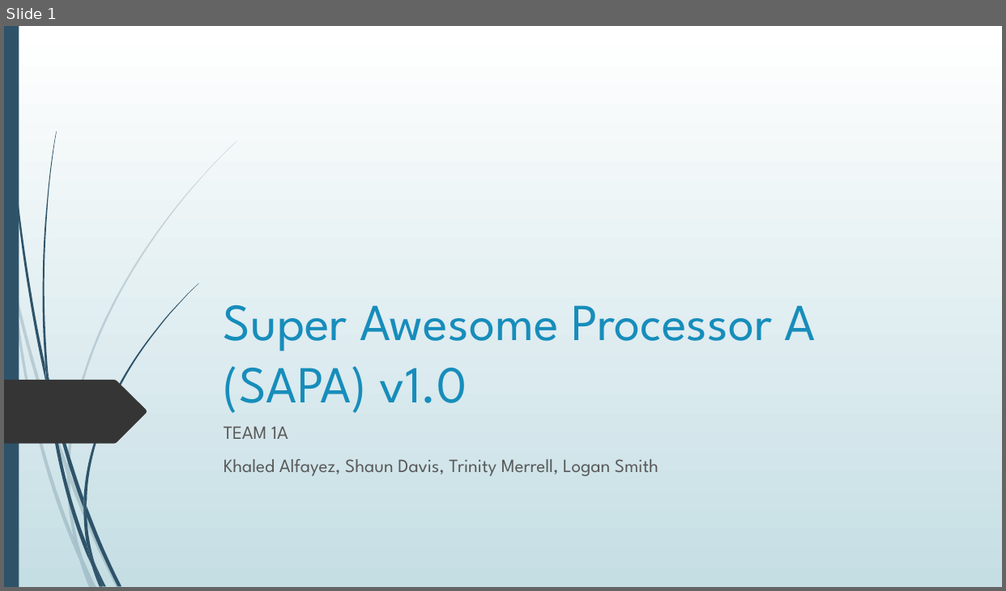
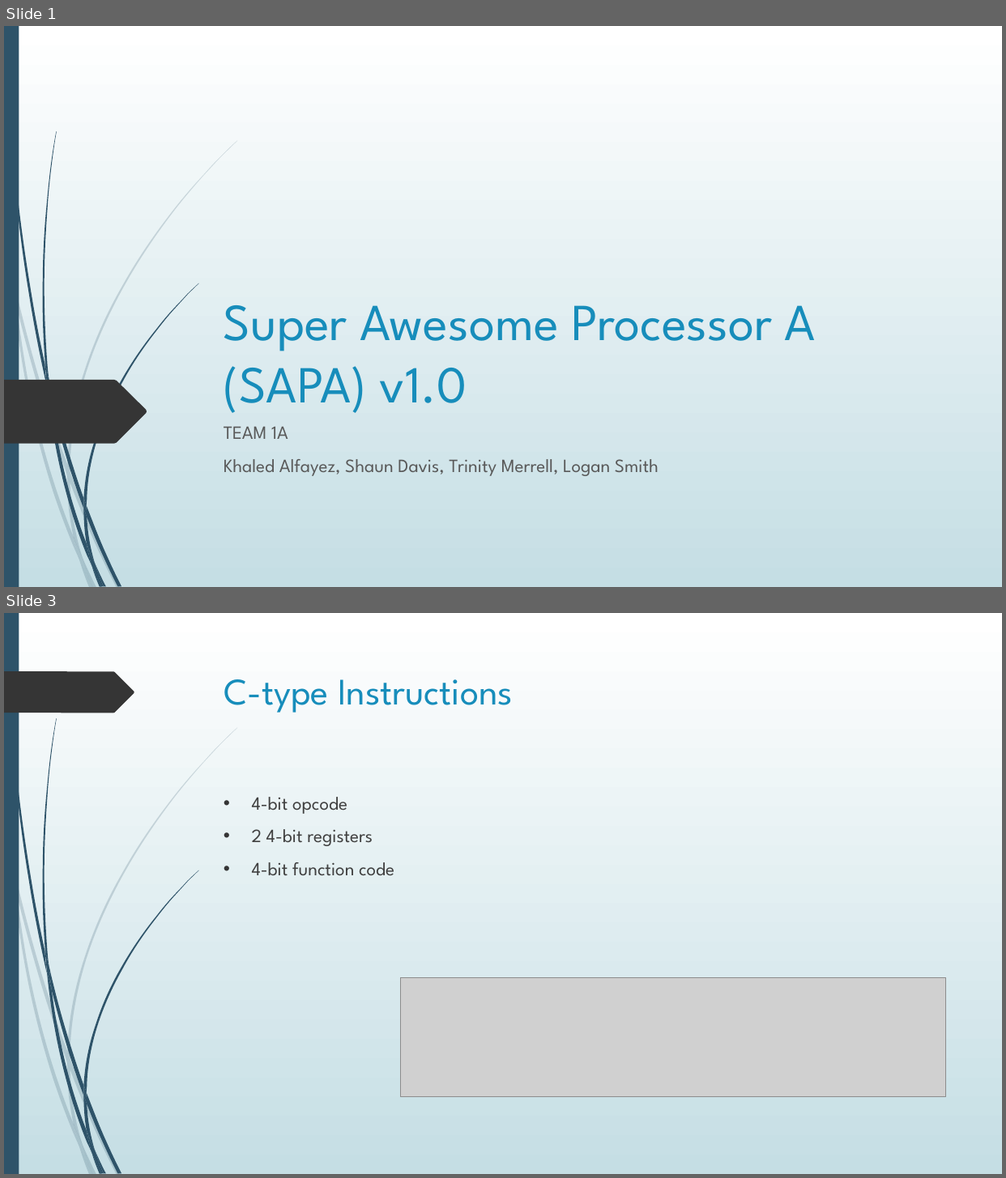
Before and after one commit to merreltc/16-Bit-Processor, a slide deck: FinalReport/FinalPresentation-Working.pptx. Shown one above the other, each under a label of ours: slide 1 before the commit, slides 1 and 3 after it; the slides between them are not shown. The pictures are 1006x591 and 1006x1178 pixels, drawn with LibreOffice and Linux fonts; fonts in the diff are those of the drawing; grey boxes stand for pictures. Boxes give left, top, right and bottom in pixels: in the first picture for what was removed or moved away, otherwise in the second. Text is boxed around its words. In the diff, an @@ line names an element or a change of style, - is before the commit and + after.

```diff
--- a/FinalReport/FinalPresentation-Working.pptx
+++ b/FinalReport/FinalPresentation-Working.pptx
@@ slide 3 added at [4,613,1002,1174], background gradient #FFFFFF to #C5DEE5; not listed: 23 template elements that a slide beside it also shows @@
@@ freeform shape added at [4,671,134,713], fill #353535 @@
@@ title added at [224,679,513,713], 36 pt, text #178DBB @@
+C-type Instructions
@@ text added at [252,797,394,876], 18 pt, text #404040 @@
+• 4-bit opcode
+• 2 4-bit registers
+• 4-bit function code
@@ picture added at [400,977,946,1097] @@
```
Also in this commit, not shown: 1 slide changed, 3 other slides added, 3 other files.
